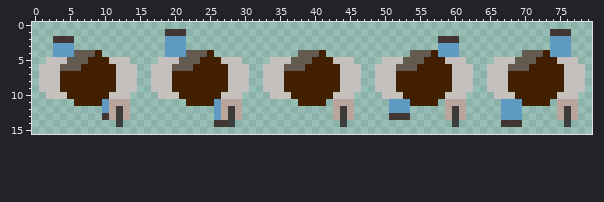
Sprite sheet -- ProjectAlpha/ProjectAlpha/Assets/sprites/charline.png. Above: the version before the commit.
The file is 80x16 pixels.
New version:
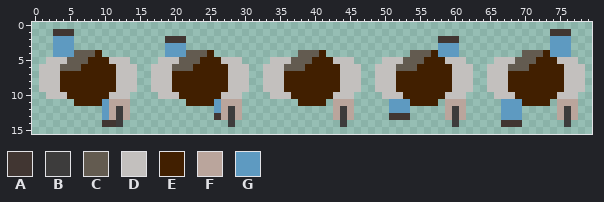
Palette (. is transparent): A #413632  B #3d3c3c  C #635b50  D #c3c0be  E #411f00  F #baa59c  G #5e9ac1
Message: ДА БЛЯТЬ СУКА
Difference:
y 1: x 3..5 ... -> AAA; x 19..21 AAA -> ...
y 2: x 3..5 AAA -> GGG; x 19..21 GGG -> AAA
y 13: x 10 A -> G; x 26 G -> A
y 14: x 10..11 .. -> AA; x 26..27 AA -> ..
